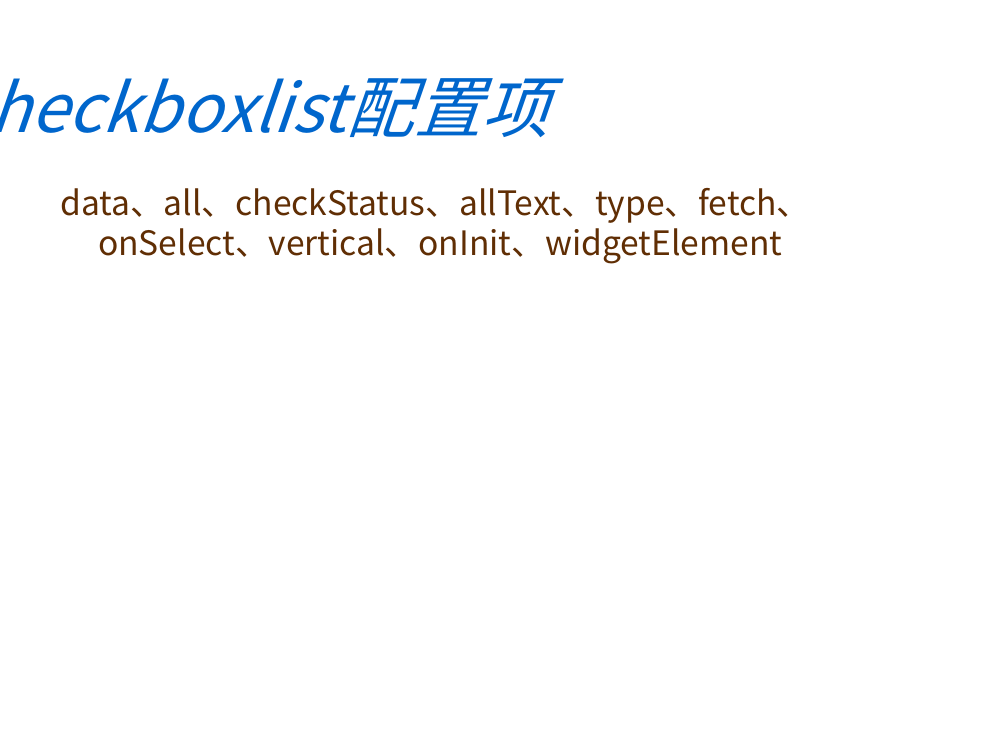
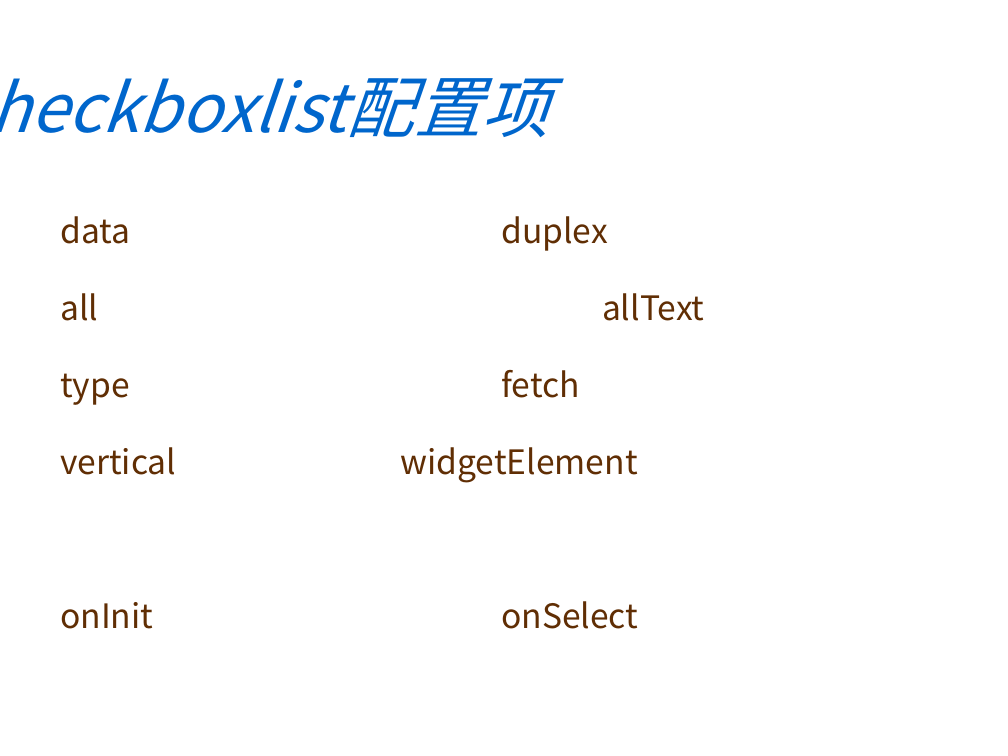
Before and after one commit to RubyLouvre/avalon.oniui, a slide deck: slide 4 of avalonUITrain/oniUI使用分享第四批.ppt. Drawn at 1008x756 pixels with LibreOffice and Linux fonts; fonts in the diff are those of the drawing; background and template pictures are left out. Boxes give left, top, right and bottom in pixels: in the first picture for what was removed or moved away, otherwise in the second. Text is boxed around its words. In the diff, an @@ line names an element or a change of style, - is before the commit and + after.

```diff
--- a/avalonUITrain/oniUI使用分享第四批.ppt
+++ b/avalonUITrain/oniUI使用分享第四批.ppt
@@ text at [60,216,704,629]: text changed @@
-data、all、checkStatus、allText、type、fetch、onSelect、vertical、onInit、widgetElement
+data duplex
+all allText
+type fetch
+vertical widgetElement
+onInit onSelect
```
Also in this commit, not shown: 2 other slides changed, 1 other file.
